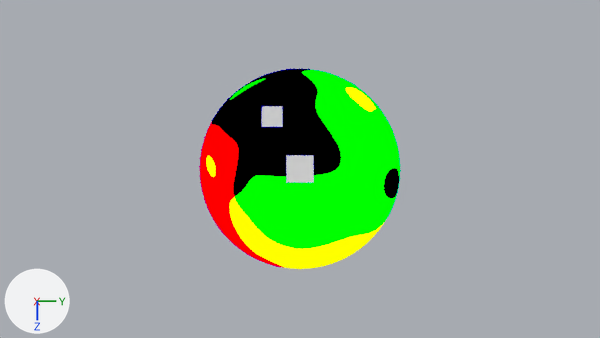
An edit to the Blender file src/noise.blend, drawn before and after from the same camera.
Both versions are drawn from the file's camera 'Camera'. The axes (+X, +Y, +Z) are drawn at lower left. The lights are the same throughout.
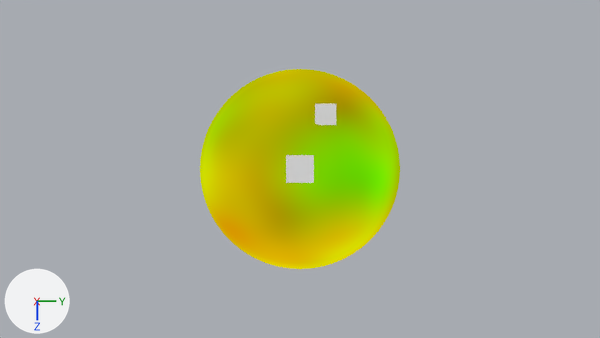
Changed parts and their boxes (x1, y1, x2, y2) in the pictures (600 x 338 px):
```json
{"object": "Sphere", "change": "recoloured, surface changed", "before": [200, 69, 400, 269], "after": [200, 69, 400, 269]}
{"object": "Cube", "change": "moved", "before": [261, 106, 283, 127], "after": [315, 104, 336, 125]}
```

The change, as JSON lines over the scene's bpy script:
```json
{"op": "remove", "block": "ng_mat1", "code": "n3 = _N.new('ShaderNodeMapping'); n3.name = 'Mapping.002'"}
{"op": "remove", "block": "ng_mat1", "code": "n3.inputs[2].default_value = (0.237, 0.215, -0.169)  # 'Rotation'"}
{"op": "add", "block": "ng_mat1", "code": "n3 = _N.new('ShaderNodeMapping'); n3.name = 'Mapping.002'"}
{"op": "add", "block": "ng_mat1", "code": "n3.inputs[2].default_value = (0.237, 0.215, -0.169)  # 'Rotation'"}
{"op": "add", "block": "ng_mat1", "code": "n6 = _N.new('ShaderNodeMapping'); n6.name = 'Mapping.003'"}
{"op": "add", "block": "ng_mat1", "code": "n6.inputs[2].default_value = (-0.564, 0.559, -2.421)  # 'Rotation'"}
{"block": "ng_mat1", "where": "n0 = _N.new('NodeGroupInput'); n0.name = 'Group Input'"}
{"op": "remove", "block": "ng_mat1", "code": "_L.new(n0.outputs[0], n3.inputs[0])  # 'Vector' to 'Vector'"}
{"op": "add", "block": "ng_mat1", "code": "_L.new(n6.outputs[0], n3.inputs[0])  # 'Vector' to 'Vector'"}
{"op": "add", "block": "ng_mat1", "code": "_L.new(n0.outputs[0], n6.inputs[0])  # 'Vector' to 'Vector'"}
{"block": "mat_material", "change": "nodes: CombineColor, Emission, Group x4, Mapping, Math x4, OutputMaterial, TexCoord, VectorMath x2"}
{"block": "mat_material", "change": "nodes: CombineColor, Emission, Group x2, Mapping, OutputMaterial, TexCoord"}
{"op": "set", "path": "ob_cube.location", "old": "(-0.805, -0.279, -0.523)", "new": "(-0.771, 0.257, -0.546)"}
```
